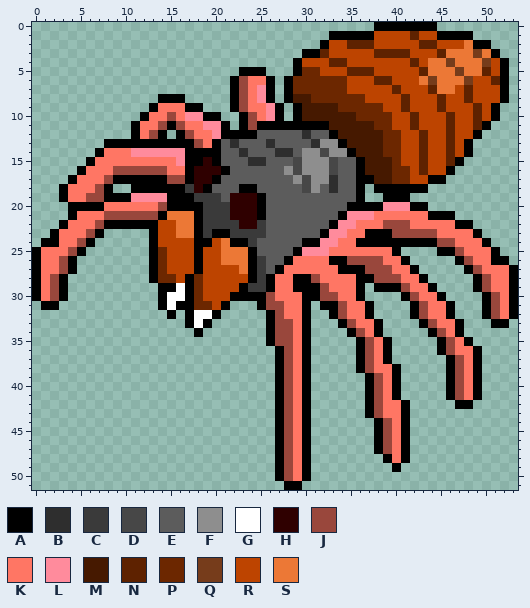
Edited in one commit: pixel-art sprite (Annchienta/fall_of_imiryn/sprites/spider.png). The picture above is the old version.
The file is 54x52 pixels.
Palette (. is transparent): A #000000  B #2e2e2e  C #3a3a3a  D #474747  E #5c5c5c  F #8e8e8e  G #ffffff  H #2f0000  J #99473c  K #ff7664  L #ff8b9c  M #461900  N #5e2200  P #6c2700  Q #763c1b  R #bd4400  S #ec7836
New version:
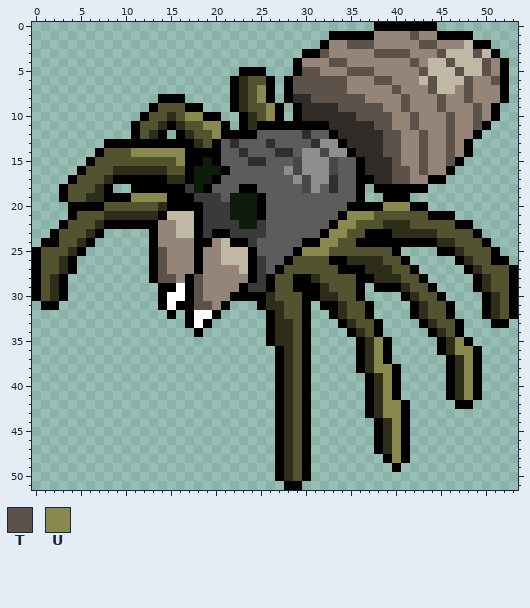
Colours new in this view: T #5c524a  U #89894d
The edit:
colour H: #2f0000 -> #0e1c0c
colour J: #99473c -> #2d2d19
colour K: #ff7664 -> #53532f
colour M: #461900 -> #302b27
colour R: #bd4400 -> #958579
colour S: #ec7836 -> #c0b8a4
Changed rows in their new state; - is a pixel that keeps its letter.
first column x 11:
 1 -------------------------------T---------
 2 ------------------------TTT-----TT-------
 3 ---------------------T-----TTTT---T---T--
 4 ----------------------TT-------T---T---T-
 5 -------------------TT---TTT-----T---T--T-
 6 ------------------TTTTTT---TT----T---T--T
 7 --------------U---TTTTTT-----T---T---T---
 8 --------------U-----TTTTTT----T---T--T---
 9 ---------------U-------TTTTT--T---T---T--
10 ------UU-------U---------TTTT--T---T--T--
11 --------UU-----------------TT--T---T--T--
12 ---------U------------------TT--T--T-----
13 ----------------------------TT--T--T-----
14 UUUUUU----------------------TT--T--T-----
15 -----U-----------------------T--T--T-----
16 -----------------------------TT-T--------
17 -----------------------------TT----------
19 UUUU-------------------------------------
20 ----------------------------UUU----------
21 ------------------------UUU--------------
22 -----------------------UU----------------
23 ----------------------UU-----------------
24 ---------------------UU------------------
25 ---T---------------UUU-------------------
26 ---T-------------------------------------
27 ---T-------------------------------------
28 ---TT--T---------------------------------
29 -------T---------------------------------
30 -------T---------------------------------
31 -------TT--------------------------------
first column x 38:
35 U--------U-
36 U--------UU
37 U---------U
38 UU--------U
39 -U--------U
40 -U--------U
41 -U--------U
42 -UU--------
43 -UU--------
44 --U--------
45 --U--------
46 --U--------
47 --U--------
48 --U--------
